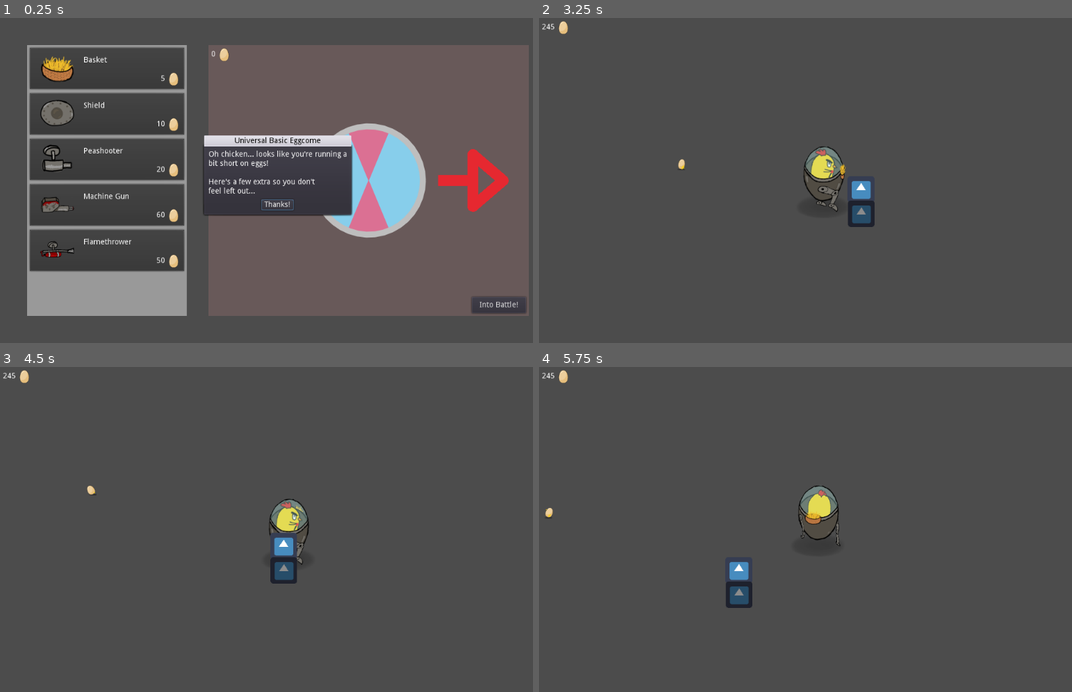
Above: before the commit, frames 1-4 (two rows, left to right).
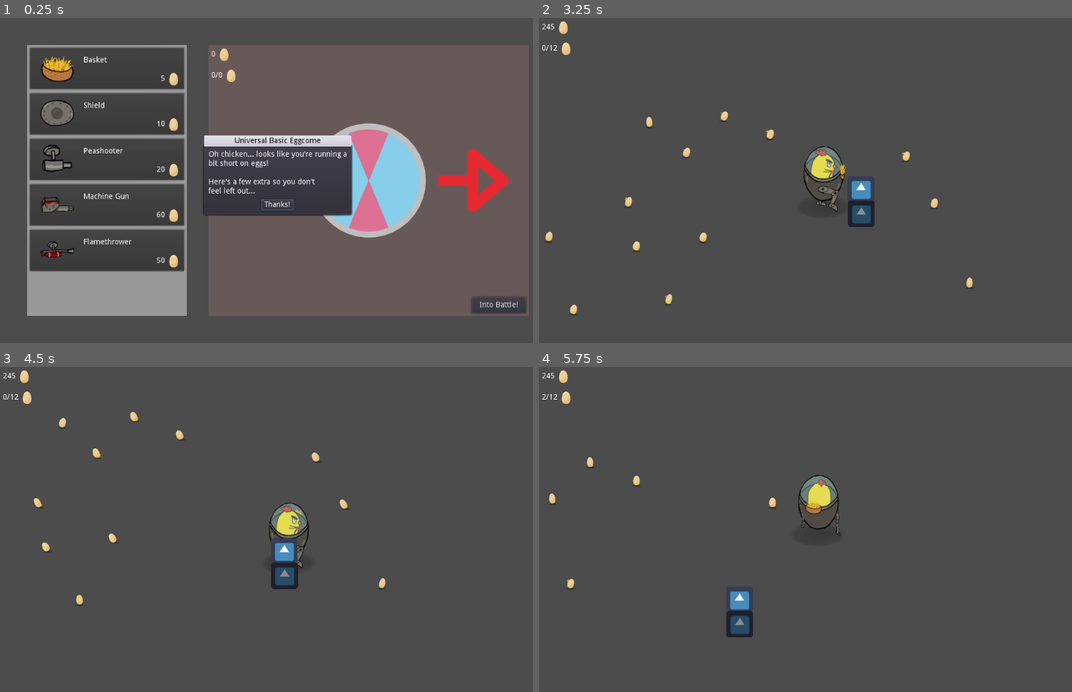
Above: after the commit, the same moments.

Repository: CiaranWoodward/LD46
Game: Godot game, scene res://Menu/DesignMenu.tscn
Same seed, same stepped clock (60 frames per second), same inputs: the game is played once before the commit and once after it. The engine's default icon, where the game draws it, is replaced by a stand-in: a white triangle on a blue panel in a dark square.
Inputs (mouse positions are in pixels of both pictures, inside the frame that each line leads up to):
- Up to frame 1 (0.25 s): no input
- Up to frame 2 (3.25 s): click "Into Battle!" at 0.5 s; click "Thanks!" at 1.25 s; click (645, 70) at 2.02 s; tap Enter (ui_accept) at 2.75, 3.02 s; move the mouse to (906, 180) at 2.77 s; hold Right (player_right) from 2.78 s (still down); click (906, 180) at 2.85 s; right-click (906, 180) at 3.05 s
- Up to frame 3 (4.5 s): tap Enter (ui_accept) at 3.32, 3.77, 3.8, 4.07, 4.35 s; move the mouse to (165, 545) at 3.52 s; release Right (player_right) at 3.53 s; hold S (player_down) 3.53-4.28 s; right-click (165, 545) at 3.6 s; click (165, 545) at 3.67 s; move the mouse to (335, 458) at 4.27 s; hold Right (player_right) from 4.28 s (still down)
- Up to frame 4 (5.75 s): click (874, 458) at 4.55 s; move the mouse to (789, 594) at 5.02 s; release Right (player_right) at 5.03 s; hold W (player_up) from 5.03 s (still down); click (789, 594) at 5.1 s; tap Enter (ui_accept) at 5.27, 5.57 s; right-click (789, 594) at 5.3 s

The runs differ from the first frame. In frame 1, less than 0.1% of the frame differs, in the area x 39-45%, y 15-20%; in frame 2, 0.6%; in frame 3, 1.5%; in frame 4, 2.1%, in the area x 0-57%, y 7-84%.

Commit message:
Add egg collection

Diff:
--- a/Belt Accessories/Basket.tscn
+++ b/Belt Accessories/Basket.tscn
@@ -19,6 +19,7 @@
 [node name="Basket" type="Node2D"]
 script = ExtResource( 14 )
 icon_texture = ExtResource( 15 )
+egg_capacity = 12
 
 [node name="0" type="Node2D" parent="."]
 
--- a/Belt Accessories/BeltItem.gd
+++ b/Belt Accessories/BeltItem.gd
@@ -5,13 +5,27 @@
 export var cost : int = 5
 export var is_weapon : bool = false
 export var icon_texture : Texture = null
+export var egg_capacity : int = 0
 
 var cur_rotsprite = -1 setget set_rotsprite, get_rotsprite
+var egg_content = 0 setget set_eggcontent, get_eggcontent
 
 # Called when the node enters the scene tree for the first time.
 func _ready():
 	set_rotsprite(0)
 	pass # Replace with function body.
+
+func set_eggcontent(eggc : int):
+	var diff = eggc - egg_content
+	egg_content = eggc
+	Global.mod_eggcontent(diff)
+
+func mod_eggcontent(eggd):
+	egg_content = egg_content + eggd
+	Global.mod_eggcontent(eggd)
+
+func get_eggcontent() -> int:
+	return egg_content
 
 func set_rotsprite(dir : int):
 	if dir == cur_rotsprite:
--- a/Belt Accessories/Flamethrower.gd
+++ b/Belt Accessories/Flamethrower.gd
@@ -21,7 +21,7 @@
 	assert(dir >= 0 && dir <= 7)
 	for i in range(8):
 		if i == dir && isfiring:
-			self.get_node("P" + str(i)).preprocess = 1.9 - fireTimer.time_left
+			#self.get_node("P" + str(i)).preprocess = 1.9 - fireTimer.time_left
 			self.get_node("P" + str(i)).emitting = true
 		else:
 			self.get_node("P" + str(i)).emitting = false
@@ -36,8 +36,8 @@
 func end_fire():
 	isfiring = false
 	self.get_node("P" + str(cur_rotsprite)).emitting = false
-	for i in range(8):
-		self.get_node("P" + str(i)).preprocess = 0.1
+	#for i in range(8):
+		#self.get_node("P" + str(i)).preprocess = 0.1
 
 func _shoot():
 	pass
--- a/Belt Accessories/Flamethrower.tscn
+++ b/Belt Accessories/Flamethrower.tscn
@@ -40,9 +40,9 @@
 [node name="P0" type="CPUParticles2D" parent="."]
 modulate = Color( 1, 1, 1, 0.780392 )
 position = Vector2( 39.8177, 8.97845 )
-amount = 20
-lifetime = 1.8
-preprocess = 0.1
+z_index = 1
+amount = 20
+lifetime = 1.8
 speed_scale = 2.0
 lifetime_randomness = 0.1
 local_coords = false
@@ -73,19 +73,19 @@
 modulate = Color( 1, 1, 1, 0.780392 )
 position = Vector2( 8.30529, 25.9952 )
 rotation = 1.01612
-amount = 18
-lifetime = 1.8
-preprocess = 0.1
-speed_scale = 2.0
-lifetime_randomness = 0.1
-local_coords = false
-texture = ExtResource( 9 )
-emission_shape = 2
-emission_rect_extents = Vector2( 0, 5 )
-direction = Vector2( 10, 0 )
-spread = 8.0
-gravity = Vector2( 0, 0 )
-initial_velocity = 85.0
+z_index = 1
+amount = 20
+lifetime = 1.8
+speed_scale = 2.0
+lifetime_randomness = 0.1
+local_coords = false
+texture = ExtResource( 9 )
+emission_shape = 2
+emission_rect_extents = Vector2( 0, 5 )
+direction = Vector2( 10, 0 )
+spread = 8.0
+gravity = Vector2( 0, 0 )
+initial_velocity = 150.0
 initial_velocity_random = 0.05
 angular_velocity = 100.0
 angular_velocity_random = 1.0
@@ -106,19 +106,19 @@
 modulate = Color( 1, 1, 1, 0.780392 )
 position = Vector2( -4.29967, 23.4741 )
 rotation = 1.58602
-amount = 12
-lifetime = 1.8
-preprocess = 0.1
-speed_scale = 2.0
-lifetime_randomness = 0.1
-local_coords = false
-texture = ExtResource( 9 )
-emission_shape = 2
-emission_rect_extents = Vector2( 0, 5 )
-direction = Vector2( 10, 0 )
-spread = 8.0
-gravity = Vector2( 0, 0 )
-initial_velocity = 75.0
+z_index = 1
+amount = 20
+lifetime = 1.8
+speed_scale = 2.0
+lifetime_randomness = 0.1
+local_coords = false
+texture = ExtResource( 9 )
+emission_shape = 2
+emission_rect_extents = Vector2( 0, 5 )
+direction = Vector2( 10, 0 )
+spread = 8.0
+gravity = Vector2( 0, 0 )
+initial_velocity = 150.0
 initial_velocity_random = 0.05
 angular_velocity = 100.0
 angular_velocity_random = 1.0
@@ -139,19 +139,19 @@
 modulate = Color( 1, 1, 1, 0.780392 )
 position = Vector2( -31.4003, 10.8692 )
 rotation = 2.68488
-amount = 18
-lifetime = 1.8
-preprocess = 0.1
-speed_scale = 2.0
-lifetime_randomness = 0.1
-local_coords = false
-texture = ExtResource( 9 )
-emission_shape = 2
-emission_rect_extents = Vector2( 0, 5 )
-direction = Vector2( 10, 0 )
-spread = 8.0
-gravity = Vector2( 0, 0 )
-initial_velocity = 100.0
+z_index = 1
+amount = 20
+lifetime = 1.8
+speed_scale = 2.0
+lifetime_randomness = 0.1
+local_coords = false
+texture = ExtResource( 9 )
+emission_shape = 2
+emission_rect_extents = Vector2( 0, 5 )
+direction = Vector2( 10, 0 )
+spread = 8.0
+gravity = Vector2( 0, 0 )
+initial_velocity = 150.0
 initial_velocity_random = 0.05
 angular_velocity = 100.0
 angular_velocity_random = 1.0
@@ -172,9 +172,9 @@
 modulate = Color( 1, 1, 1, 0.780392 )
 position = Vector2( -30.7701, -7.40799 )
 rotation = 3.05888
-amount = 20
-lifetime = 1.8
-preprocess = 0.1
+z_index = 1
+amount = 20
+lifetime = 1.8
 speed_scale = 2.0
 lifetime_randomness = 0.1
 local_coords = false
@@ -205,19 +205,19 @@
 modulate = Color( 1, 1, 1, 0.780392 )
 position = Vector2( -15.0139, -24.4247 )
 rotation = -2.30778
-amount = 17
-lifetime = 1.8
-preprocess = 0.1
-speed_scale = 2.0
-lifetime_randomness = 0.1
-local_coords = false
-texture = ExtResource( 9 )
-emission_shape = 2
-emission_rect_extents = Vector2( 0, 5 )
-direction = Vector2( 10, 0 )
-spread = 8.0
-gravity = Vector2( 0, 0 )
-initial_velocity = 80.0
+z_index = 1
+amount = 20
+lifetime = 1.8
+speed_scale = 2.0
+lifetime_randomness = 0.1
+local_coords = false
+texture = ExtResource( 9 )
+emission_shape = 2
+emission_rect_extents = Vector2( 0, 5 )
+direction = Vector2( 10, 0 )
+spread = 8.0
+gravity = Vector2( 0, 0 )
+initial_velocity = 150.0
 initial_velocity_random = 0.05
 angular_velocity = 100.0
 angular_velocity_random = 1.0
@@ -238,19 +238,19 @@
 modulate = Color( 1, 1, 1, 0.780392 )
 position = Vector2( 7.67503, -17.492 )
 rotation = -1.46801
-amount = 15
-lifetime = 1.8
-preprocess = 0.1
-speed_scale = 2.0
-lifetime_randomness = 0.1
-local_coords = false
-texture = ExtResource( 9 )
-emission_shape = 2
-emission_rect_extents = Vector2( 0, 5 )
-direction = Vector2( 10, 0 )
-spread = 8.0
-gravity = Vector2( 0, 0 )
-initial_velocity = 75.0
+z_index = 1
+amount = 20
+lifetime = 1.8
+speed_scale = 2.0
+lifetime_randomness = 0.1
+local_coords = false
+texture = ExtResource( 9 )
+emission_shape = 2
+emission_rect_extents = Vector2( 0, 5 )
+direction = Vector2( 10, 0 )
+spread = 8.0
+gravity = Vector2( 0, 0 )
+initial_velocity = 150.0
 initial_velocity_random = 0.05
 angular_velocity = 100.0
 angular_velocity_random = 1.0
@@ -271,27 +271,27 @@
 modulate = Color( 1, 1, 1, 0.780392 )
 position = Vector2( 22.801, -13.0802 )
 rotation = -0.746557
-amount = 20
-lifetime = 1.8
-preprocess = 0.1
-speed_scale = 2.0
-lifetime_randomness = 0.1
-local_coords = false
-texture = ExtResource( 9 )
-emission_shape = 2
-emission_rect_extents = Vector2( 0, 5 )
-direction = Vector2( 10, 0 )
-spread = 8.0
-gravity = Vector2( 0, 0 )
-initial_velocity = 90.0
-initial_velocity_random = 0.05
-angular_velocity = 100.0
-angular_velocity_random = 1.0
-linear_accel = -10.0
-damping = 2.0
-angle = 720.0
-angle_random = 1.0
-scale_amount = 10.0
-scale_amount_random = 0.2
-scale_amount_curve = SubResource( 1 )
-color_ramp = SubResource( 2 )
+z_index = 1
+amount = 20
+lifetime = 1.8
+speed_scale = 2.0
+lifetime_randomness = 0.1
+local_coords = false
+texture = ExtResource( 9 )
+emission_shape = 2
+emission_rect_extents = Vector2( 0, 5 )
+direction = Vector2( 10, 0 )
+spread = 8.0
+gravity = Vector2( 0, 0 )
+initial_velocity = 150.0
+initial_velocity_random = 0.05
+angular_velocity = 100.0
+angular_velocity_random = 1.0
+linear_accel = -10.0
+damping = 2.0
+angle = 720.0
+angle_random = 1.0
+scale_amount = 10.0
+scale_amount_random = 0.2
+scale_amount_curve = SubResource( 1 )
+color_ramp = SubResource( 2 )
--- a/Global.gd
+++ b/Global.gd
@@ -1,14 +1,20 @@
 extends Node
 
 signal eggcount_change
+signal eggcontent_change
 
 var eggcount = 0 setget set_eggcount, get_eggcount
 var beltitems = [null, null, null, null, null, null, null, null]
 var bulletField = null
+var eggcapacity = 0
+var eggcontent = 0
 
 func reset():
 	eggcount = 0
-	emit_signal("eggcount_change")
+	eggcapacity = 0
+	eggcontent = 0
+	emit_signal("eggcount_change", 0)
+	emit_signal("eggcontent_change")
 
 func set_eggcount(count : int):
 	eggcount = count
@@ -21,6 +27,21 @@
 	eggcount = eggcount + delta
 	emit_signal("eggcount_change", eggcount)
 
+func get_eggcapacity() -> int:
+	return eggcapacity
+
+func get_eggcontent() -> int:
+	return eggcontent
+
+#returns true if successfully added, otherwise false
+func mod_eggcontent(delta : int):
+	eggcontent = eggcontent + delta
+	emit_signal("eggcontent_change")
+
+func clear_eggcontent():
+	eggcontent = 0
+	emit_signal("eggcontent_change")
+
 func get_networth() -> int:
 	var worth = eggcount
 	for item in beltitems:
@@ -28,10 +49,26 @@
 			var temp = item.instance()
 			worth = worth + temp.cost
 			temp.queue_free()
+	worth = worth + get_eggcontent()
 	return worth
 
 func get_beltitem(index : int):
 	return beltitems[index]
 
 func set_beltitem(index : int, item):
+	var egcc = false
+	if is_instance_valid(beltitems[index]):
+		var titem = beltitems[index].instance()
+		if titem.egg_capacity > 0:
+			eggcapacity = eggcapacity - titem.egg_capacity
+			egcc = true
+		titem.queue_free()
 	beltitems[index] = item
+	if is_instance_valid(item):
+		var titem = item.instance()
+		if titem.egg_capacity > 0:
+			eggcapacity = eggcapacity + titem.egg_capacity
+			egcc = true
+		titem.queue_free()
+	if egcc:
+		emit_signal("eggcontent_change")
--- a/Level.tscn
+++ b/Level.tscn
@@ -1,10 +1,11 @@
-[gd_scene load_steps=7 format=2]
+[gd_scene load_steps=8 format=2]
 
 [ext_resource path="res://icon.png" type="Texture" id=1]
 [ext_resource path="res://Player/Player.tscn" type="PackedScene" id=2]
 [ext_resource path="res://Menu/EggCounter.tscn" type="PackedScene" id=3]
 [ext_resource path="res://Player/PlayerBullet.tscn" type="PackedScene" id=4]
 [ext_resource path="res://Scenery/CollectEgg.tscn" type="PackedScene" id=5]
+[ext_resource path="res://Menu/EggContentCounter.tscn" type="PackedScene" id=6]
 
 [sub_resource type="RectangleShape2D" id=1]
 extents = Vector2( 32.524, 31.0884 )
@@ -44,8 +45,56 @@
 position = Vector2( 393.495, 242.761 )
 
 [node name="CollectEgg" parent="YSort" instance=ExtResource( 5 )]
-position = Vector2( 244.348, 158.667 )
+position = Vector2( 848.792, 173.74 )
+
+[node name="CollectEgg2" parent="YSort" instance=ExtResource( 5 )]
+position = Vector2( 780.961, 60.6899 )
+
+[node name="CollectEgg3" parent="YSort" instance=ExtResource( 5 )]
+position = Vector2( 254.899, 51.6458 )
+
+[node name="CollectEgg4" parent="YSort" instance=ExtResource( 5 )]
+position = Vector2( 116.224, 170.726 )
+
+[node name="CollectEgg5" parent="YSort" instance=ExtResource( 5 )]
+position = Vector2( 295.598, 255.137 )
+
+[node name="CollectEgg6" parent="YSort" instance=ExtResource( 5 )]
+position = Vector2( 455.376, 7.93295 )
+
+[node name="CollectEgg7" parent="YSort" instance=ExtResource( 5 )]
+position = Vector2( 135.82, 276.24 )
+
+[node name="CollectEgg8" parent="YSort" instance=ExtResource( 5 )]
+position = Vector2( 345.34, -35.78 )
+
+[node name="CollectEgg9" parent="YSort" instance=ExtResource( 5 )]
+position = Vector2( 168.981, -20.7065 )
+
+[node name="CollectEgg10" parent="YSort" instance=ExtResource( 5 )]
+position = Vector2( 934.71, 365.173 )
+
+[node name="CollectEgg11" parent="YSort" instance=ExtResource( 5 )]
+position = Vector2( 212.694, 404.364 )
+
+[node name="CollectEgg12" parent="YSort" instance=ExtResource( 5 )]
+position = Vector2( -14.9146, 428.481 )
+
+[node name="CollectEgg13" parent="YSort" instance=ExtResource( 5 )]
+position = Vector2( -73.7008, 253.63 )
 
 [node name="CanvasLayer" type="CanvasLayer" parent="."]
 
-[node name="EggCounter" parent="CanvasLayer" instance=ExtResource( 3 )]
+[node name="VBoxContainer" type="VBoxContainer" parent="CanvasLayer"]
+margin_right = 40.0
+margin_bottom = 40.0
+__meta__ = {
+"_edit_use_anchors_": false
+}
+
+[node name="EggCounter" parent="CanvasLayer/VBoxContainer" instance=ExtResource( 3 )]
+
+[node name="EggContentCounter" parent="CanvasLayer/VBoxContainer" instance=ExtResource( 6 )]
+margin_top = 39.0
+margin_right = 84.0
+margin_bottom = 74.0
--- a/Menu/DesignMenu.tscn
+++ b/Menu/DesignMenu.tscn
@@ -13,6 +13,7 @@
 [ext_resource path="res://Belt Accessories/Machine Gun.tscn" type="PackedScene" id=11]
 [ext_resource path="res://Belt Accessories/Shield.tscn" type="PackedScene" id=12]
 [ext_resource path="res://Belt Accessories/Flamethrower.tscn" type="PackedScene" id=13]
+[ext_resource path="res://Menu/EggContentCounter.tscn" type="PackedScene" id=14]
 
 [sub_resource type="StyleBoxFlat" id=1]
 
@@ -115,7 +116,16 @@
 default_color = Color( 0.901961, 0.156863, 0.188235, 1 )
 joint_mode = 2
 
-[node name="EggCounter" parent="HBoxContainer/BuildPanel" instance=ExtResource( 6 )]
+[node name="VBoxContainer" type="VBoxContainer" parent="HBoxContainer/BuildPanel"]
+margin_right = 590.0
+margin_bottom = 500.0
+
+[node name="EggCounter" parent="HBoxContainer/BuildPanel/VBoxContainer" instance=ExtResource( 6 )]
+
+[node name="EggContentCounter" parent="HBoxContainer/BuildPanel/VBoxContainer" instance=ExtResource( 14 )]
+margin_top = 39.0
+margin_right = 84.0
+margin_bottom = 74.0
 
 [node name="MarginContainer" type="MarginContainer" parent="HBoxContainer/BuildPanel"]
 margin_left = 480.0
--- /dev/null
+++ b/Menu/EggContCount.gd
@@ -0,0 +1,9 @@
+extends Label
+
+# Called when the node enters the scene tree for the first time.
+func _ready():
+	text = str(Global.get_eggcontent()) + "/" + str(Global.get_eggcapacity())
+	Global.connect("eggcontent_change", self, "_on_eggcont_change")
+
+func _on_eggcont_change():
+	text = str(Global.get_eggcontent()) + "/" + str(Global.get_eggcapacity())
--- /dev/null
+++ b/Menu/EggContentCounter.tscn
@@ -0,0 +1,53 @@
+[gd_scene load_steps=3 format=2]
+
+[ext_resource path="res://Menu/Graphics/Curency Egg.png" type="Texture" id=1]
+[ext_resource path="res://Menu/EggContCount.gd" type="Script" id=2]
+
+[node name="EggContentCounter" type="MarginContainer"]
+margin_right = 71.0
+margin_bottom = 35.0
+size_flags_horizontal = 0
+size_flags_vertical = 0
+custom_constants/margin_right = 5
+custom_constants/margin_top = 5
+custom_constants/margin_left = 5
+custom_constants/margin_bottom = 5
+__meta__ = {
+"_edit_use_anchors_": false
+}
+
+[node name="CenterContainer" type="CenterContainer" parent="."]
+margin_left = 5.0
+margin_top = 5.0
+margin_right = 79.0
+margin_bottom = 30.0
+size_flags_horizontal = 0
+size_flags_vertical = 0
+__meta__ = {
+"_edit_use_anchors_": false
+}
+
+[node name="HBoxContainer" type="HBoxContainer" parent="CenterContainer"]
+margin_right = 74.0
+margin_bottom = 25.0
+size_flags_horizontal = 0
+size_flags_vertical = 0
+
+[node name="EggContCount" type="Label" parent="CenterContainer/HBoxContainer"]
+margin_right = 45.0
+margin_bottom = 25.0
+size_flags_horizontal = 3
+size_flags_vertical = 3
+text = "99/100"
+valign = 1
+script = ExtResource( 2 )
+
+[node name="TextureRect" type="TextureRect" parent="CenterContainer/HBoxContainer"]
+margin_left = 49.0
+margin_right = 74.0
+margin_bottom = 25.0
+rect_min_size = Vector2( 25, 25 )
+size_flags_horizontal = 0
+size_flags_vertical = 0
+texture = ExtResource( 1 )
+expand = true
--- a/Player/BeltPath.gd
+++ b/Player/BeltPath.gd
@@ -30,6 +30,19 @@
 
 func get_right_weapon() -> BeltItem:
 	return _get_item(rweapon)
+
+func _add_egg() -> bool:
+	var potentials = Array()
+	for i in range(8):
+		var item = _get_item(i)
+		if is_instance_valid(item):
+			if item.egg_capacity > item.egg_content:
+				potentials.push_back(item)
+	if potentials.size() == 0:
+		return false
+	var i = randi() % potentials.size()
+	potentials[i].egg_content = potentials[i].egg_content + 1
+	return true
 
 func _get_item(slotno : int) -> BeltItem:
 	if pfs[slotno].visible:
@@ -76,3 +89,8 @@
 			var currot = item.get_rotsprite()
 			currot = (8 - currot) % 8
 			item.set_rotsprite(currot)
+
+
+func _on_EggCollect_area_entered(area):
+	if area.has_method("collect") && _add_egg():
+		area.collect()
--- a/Player/Player.gd
+++ b/Player/Player.gd
@@ -117,7 +117,7 @@
 		_walk_idle()
 
 	# Match Projection
-	dirvec.y = dirvec.y / 2.0
+	# dirvec.y = dirvec.y / 2.0
 
 	if dirvec != Vector2.ZERO:
 		self.apply_central_impulse(dirvec * speed * delta)
--- a/Player/Player.tscn
+++ b/Player/Player.tscn
@@ -569,6 +569,9 @@
 "points": PoolVector2Array( 0, 0, -17.3613, 1.90261, 0, 0, 3.09174, 15.6965, 4.99434, -18.3126, -42.0475, -30.7327, -10.7022, -0.475652, 29.7282, 3.09174, 0.999001, -59.2718, -2.61608, -10.94, -7.61043, 19.0261, 44.0455, -26.9275, 17.1235, -0.237826, 0, 0, 0, 0 )
 }
 
+[sub_resource type="CircleShape2D" id=71]
+radius = 99.0995
+
 [node name="Player" type="RigidBody2D"]
 mode = 2
 linear_damp = 13.528
@@ -606,6 +609,7 @@
 self_modulate = Color( 1, 1, 1, 0.588235 )
 position = Vector2( 0, 62.183 )
 scale = Vector2( 1.2, 1 )
+z_index = -3
 texture = ExtResource( 44 )
 
 [node name="WobbleRoot" type="Node2D" parent="SpriteRoot"]
@@ -710,3 +714,12 @@
 
 [node name="AimPoint" type="Node2D" parent="."]
 position = Vector2( 0, -31.8858 )
+
+[node name="EggCollect" type="Area2D" parent="."]
+monitorable = false
+collision_layer = 0
+collision_mask = 8
+
+[node name="CollisionShape2D" type="CollisionShape2D" parent="EggCollect"]
+shape = SubResource( 71 )
+[connection signal="area_entered" from="EggCollect" to="BeltPath" method="_on_EggCollect_area_entered"]
--- /dev/null
+++ b/Scenery/CollectEgg.gd
@@ -0,0 +1,8 @@
+extends Area2D
+
+func _ready():
+	get_node("AnimationPlayer/AnimationTree").advance(rand_range(0, 1))
+
+func collect():
+	self.monitorable = false
+	self.queue_free()
--- a/Scenery/CollectEgg.tscn
+++ b/Scenery/CollectEgg.tscn
@@ -1,8 +1,9 @@
-[gd_scene load_steps=16 format=2]
+[gd_scene load_steps=18 format=2]
 
 [ext_resource path="res://Menu/Graphics/Curency Egg.png" type="Texture" id=1]
 [ext_resource path="res://Belt Accessories/Graphics/Machine Gun/Casing.png" type="Texture" id=2]
 [ext_resource path="res://Scenery/Graphics/Shadow_@0.5x.png" type="Texture" id=3]
+[ext_resource path="res://Scenery/CollectEgg.gd" type="Script" id=4]
 
 [sub_resource type="Animation" id=1]
 resource_name = "Jiggle"
@@ -113,7 +114,7 @@
 [sub_resource type="AnimationNodeBlend2" id=11]
 
 [sub_resource type="AnimationNodeBlendTree" id=12]
-graph_offset = Vector2( 112.426, -19.8271 )
+graph_offset = Vector2( 265.138, 0 )
 nodes/Animation/node = SubResource( 8 )
 nodes/Animation/position = Vector2( 600, 120 )
 "nodes/Animation 2/node" = SubResource( 5 )
@@ -129,10 +130,15 @@
 "nodes/Blend2 3/node" = SubResource( 10 )
 "nodes/Blend2 3/position" = Vector2( 980, 80 )
 nodes/output/position = Vector2( 1200, 140 )
-node_connections = [ "output", 0, "Blend2 3", "Blend2", 0, "Animation 2", "Blend2", 1, "Animation 3", "Blend2 3", 0, "Animation 4", "Blend2 3", 1, "Blend2 2", "Blend2 2", 0, "Animation", "Blend2 2", 1, "Blend2" ]
-
-[node name="CollectEgg" type="Node2D"]
-scale = Vector2( 2, 2 )
+node_connections = [ "output", 0, "Blend2 3", "Blend2 3", 0, "Animation 4", "Blend2 3", 1, "Blend2 2", "Blend2 2", 0, "Animation", "Blend2 2", 1, "Blend2", "Blend2", 0, "Animation 2", "Blend2", 1, "Animation 3" ]
+
+[sub_resource type="CircleShape2D" id=13]
+
+[node name="CollectEgg" type="Area2D"]
+monitoring = false
+collision_layer = 8
+collision_mask = 0
+script = ExtResource( 4 )
 
 [node name="AnimationPlayer" type="AnimationPlayer" parent="."]
 anims/Jiggle = SubResource( 1 )
@@ -149,9 +155,8 @@
 "parameters/Blend2 3/blend_amount" = 0.5
 
 [node name="Currency Egg" type="Node2D" parent="."]
-position = Vector2( -5.09526, -9.07847 )
+position = Vector2( -10.057, 60 )
 rotation = 3.14159
-scale = Vector2( 0.5, 0.5 )
 
 [node name="Shadow_05x" type="Sprite" parent="Currency Egg"]
 position = Vector2( -10.3592, -29.4608 )
@@ -161,16 +166,16 @@
 
 [node name="Egg" type="Sprite" parent="Currency Egg"]
 position = Vector2( -10.3676, -26.7002 )
-rotation = -3.46882
-scale = Vector2( 0.970109, 1.01495 )
+rotation = -3.58736
+scale = Vector2( 0.988348, 1.00583 )
 texture = ExtResource( 1 )
 offset = Vector2( 0.379073, -10.0711 )
 
 [node name="Sparkle2" type="Sprite" parent="Currency Egg"]
 modulate = Color( 1, 0.843137, 0, 1 )
 position = Vector2( -14.2651, -25.085 )
-rotation = -0.8698
-scale = Vector2( 1.1653, 1.1653 )
+rotation = -0.45841
+scale = Vector2( 0.968875, 0.968875 )
 texture = ExtResource( 2 )
 
 [node name="Sparkle2" type="Sprite" parent="Currency Egg/Sparkle2"]
@@ -181,11 +186,17 @@
 [node name="Sparkle" type="Sprite" parent="Currency Egg"]
 modulate = Color( 1, 0.843137, 0, 1 )
 position = Vector2( -6.1653, -10.9384 )
-rotation = -2.22447
-scale = Vector2( 0.12579, 0.12579 )
+rotation = 0.0475807
+scale = Vector2( 0.704564, 0.704564 )
 texture = ExtResource( 2 )
 
 [node name="Sparkle2" type="Sprite" parent="Currency Egg/Sparkle"]
 modulate = Color( 1, 1, 1, 0.462745 )
 rotation = 1.55751
 texture = ExtResource( 2 )
+
+[node name="CollisionShape2D" type="CollisionShape2D" parent="."]
+shape = SubResource( 13 )
+
+[node name="Position2D" type="Position2D" parent="."]
+position = Vector2( 0.463287, 88.9516 )
--- a/project.godot
+++ b/project.godot
@@ -27,6 +27,10 @@
 [autoload]
 
 Global="*res://Global.gd"
+
+[debug]
+
+settings/stdout/print_fps=true
 
 [input]
 
Not shown: 1 places in Menu/DesignMenu.tscn that only renumber resources
Not shown: 1 places in Player/Player.tscn that only renumber resources
